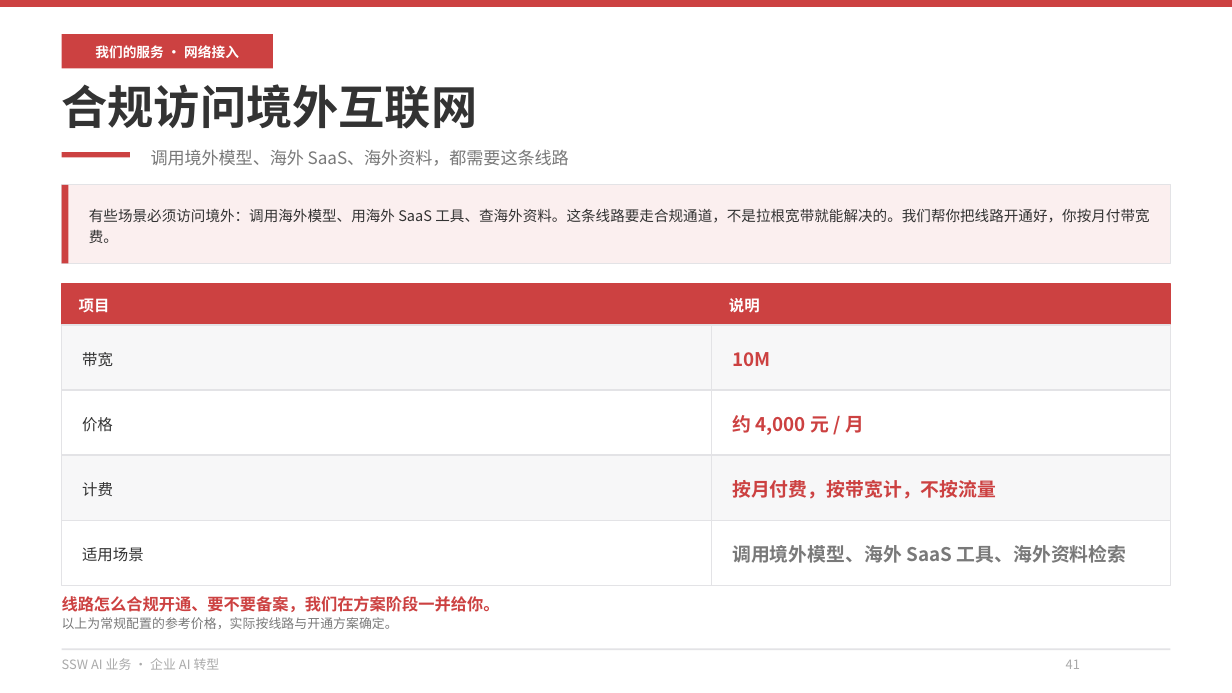
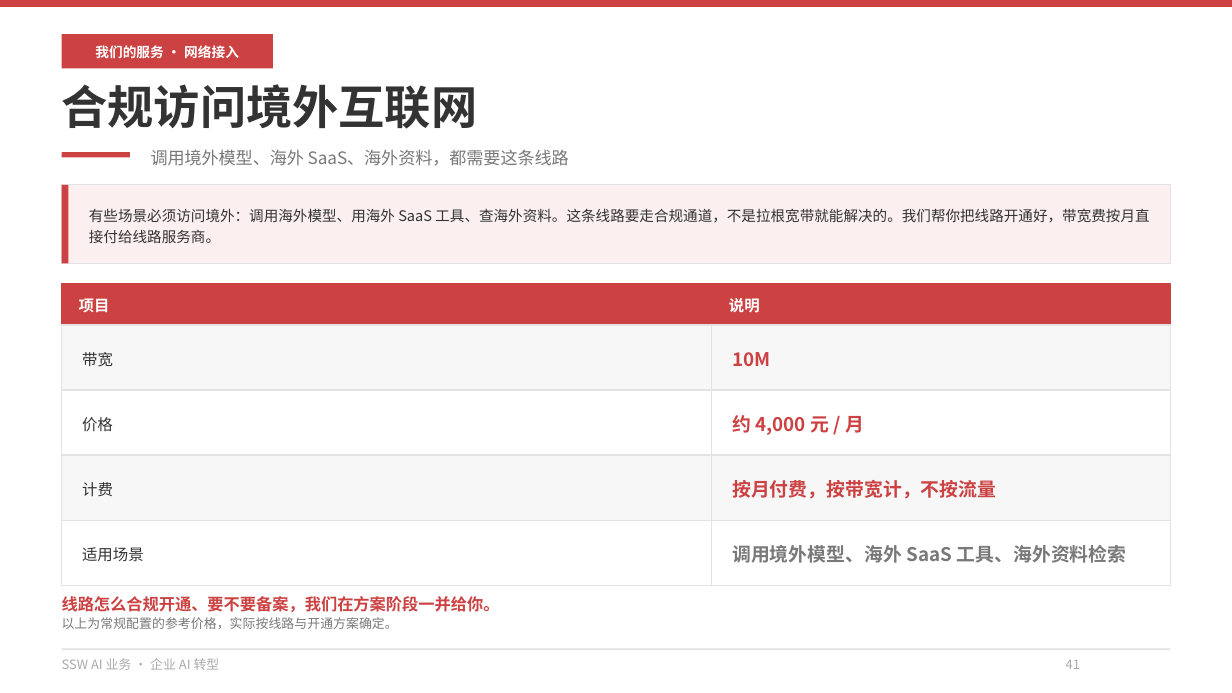
Before and after one commit to hveraus/ssw-business, a slide deck: slide 41 of SSW AI 业务_v2/SSW AI 业务_v3.pptx. Drawn at 1232x693 pixels with LibreOffice and Linux fonts; fonts in the diff are those of the drawing. Boxes give left, top, right and bottom in pixels: in the first picture for what was removed or moved away, otherwise in the second. Text is boxed around its words. In the diff, an @@ line names an element or a change of style, - is before the commit and + after.

Commit message:
第一步：统一收费与安全口径
- P40：去掉代采/代管代付/垫资口径，改为费用直结 + 按驻场人天协助
- P41：带宽费改为付给线路服务商（第三方直付）
- P09：「代采主流模型」改为「模型选型与采购协助」
- P33/P56：删除「标准功能不重复收取软件授权费」，统一为按驻场人天计费
- P59：「都可以写进合同」收敛为「支持写入合同条款与验收清单，以合同约定为准」；「数据不外流」改为「数据去向可确认」
- P47–P49：落地支持加资格边界（不提供绕过地区限制的方案）
- P12：加一期口径桥接注（不等同 P54 完整路径）
- P54：周期注释同步（单场景 2–4 个月 / 供应链约半年 / 完整路径 5–9 个月）

```diff
--- a/SSW AI 业务_v2/SSW AI 业务_v3.pptx
+++ b/SSW AI 业务_v2/SSW AI 业务_v3.pptx
@@ text at (89, 208, 1149, 243): text changed @@
-有些场景必须访问境外：调用海外模型、用海外 SaaS 工具、查海外资料。这条线路要走合规通道，不是拉根宽带就能解决的。我们帮你把线路开通好，你按月付带宽费。
+有些场景必须访问境外：调用海外模型、用海外 SaaS 工具、查海外资料。这条线路要走合规通道，不是拉根宽带就能解决的。我们帮你把线路开通好，带宽费按月直接付给线路服务商。
```
Also in this commit, not shown: 10 other slides changed, 1 other file.
